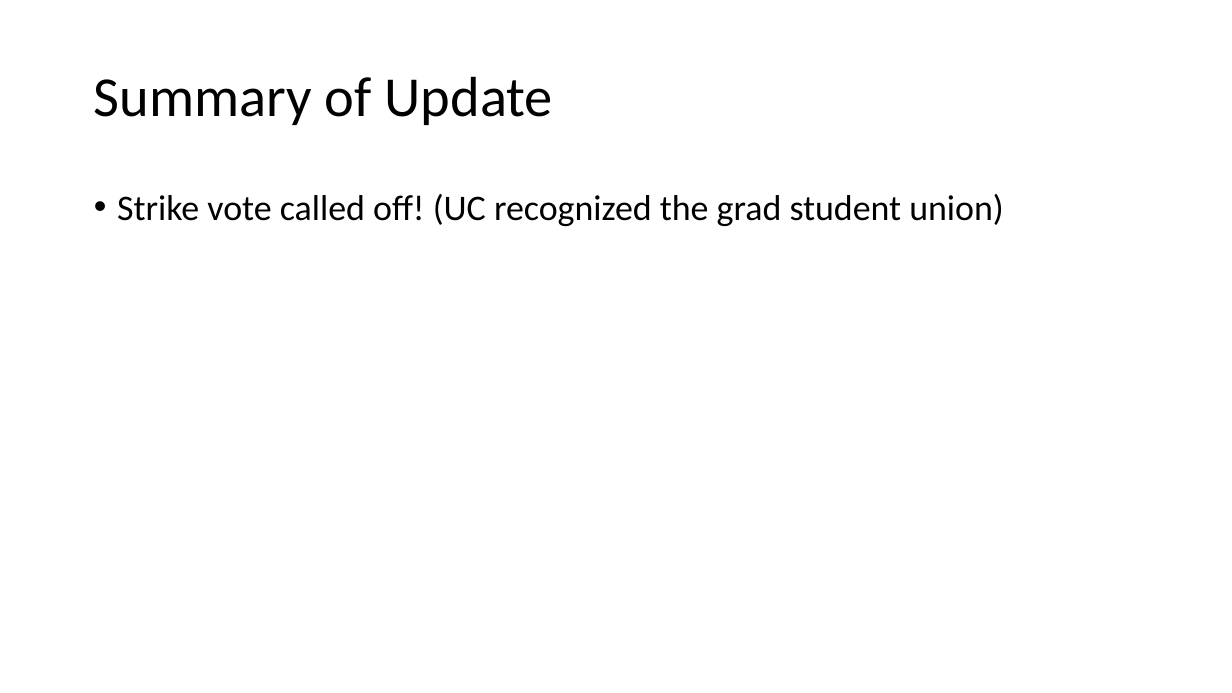
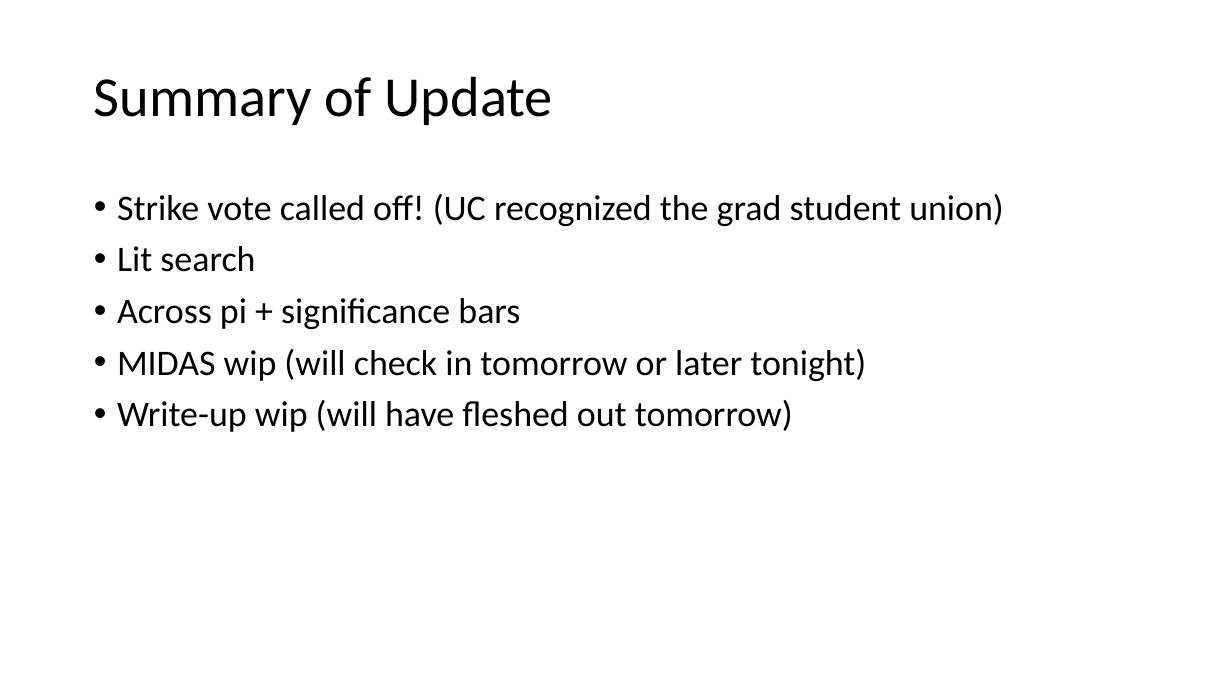
Before and after one commit to jon-mah/demo_for_ccgb, a slide deck: slide 2 of Summary/20211208_microbiome_demographic_slides.pptx. Drawn at 1232x693 pixels with LibreOffice and Linux fonts; fonts in the diff are those of the drawing. Boxes give left, top, right and bottom in pixels: in the first picture for what was removed or moved away, otherwise in the second. Text is boxed around its words. In the diff, an @@ line names an element or a change of style, - is before the commit and + after.

Commit message:
slides update.

```diff
--- a/Summary/20211208_microbiome_demographic_slides.pptx
+++ b/Summary/20211208_microbiome_demographic_slides.pptx
@@ text at (117,246,866,432): paragraphs added @@
+• Lit search
+• Across pi + significance bars
+• MIDAS wip (will check in tomorrow or later tonight)
+• Write-up wip (will have fleshed out tomorrow)
```
